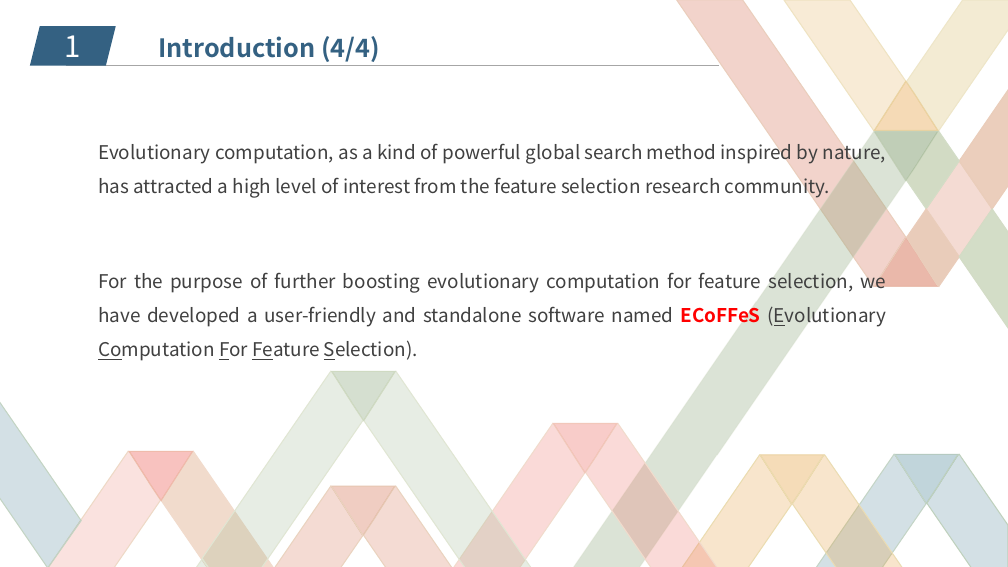
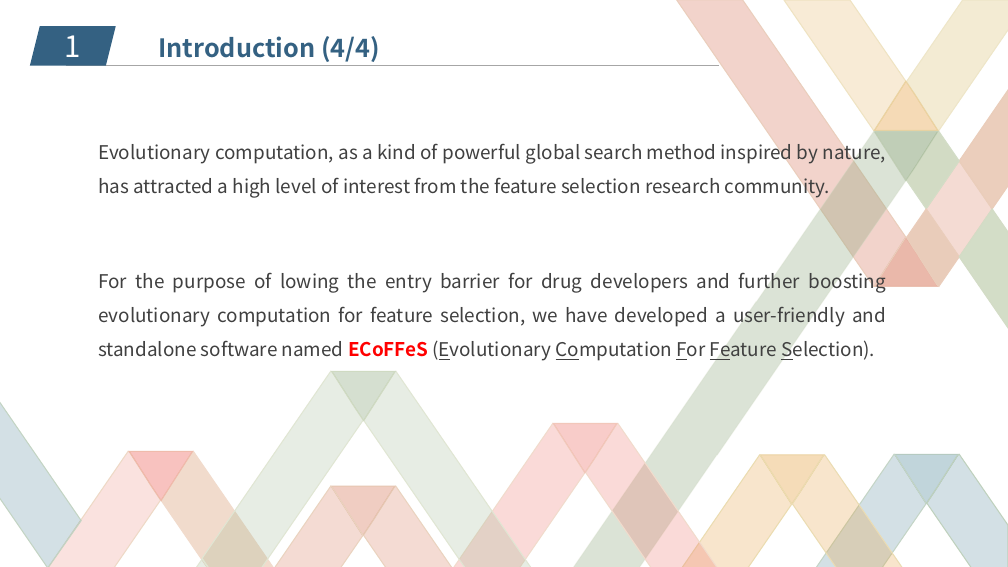
Before and after one commit to JiaweiHuang/ECoFFeS, a slide deck: slide 7 of Others/PPT/ECoFFeS.pptx. Drawn at 1008x567 pixels with LibreOffice and Linux fonts; fonts in the diff are those of the drawing; background and template pictures are left out. Boxes give left, top, right and bottom in pixels: in the first picture for what was removed or moved away, otherwise in the second. Text is boxed around its words. In the diff, an @@ line names an element or a change of style, - is before the commit and + after.

```diff
--- a/Others/PPT/ECoFFeS.pptx
+++ b/Others/PPT/ECoFFeS.pptx
@@ text at (98,269,886,362): text changed @@
-For the purpose of further boosting evolutionary computation for feature selection, we have developed a user-friendly and standalone software named ECoFFeS (Evolutionary Computation For Feature Selection).
+For the purpose of lowing the entry barrier for drug developers and further boosting evolutionary computation for feature selection, we have developed a user-friendly and standalone software named ECoFFeS (Evolutionary Computation For Feature Selection).
```
Also in this commit, not shown: 7 other slides changed, 1 other file.
